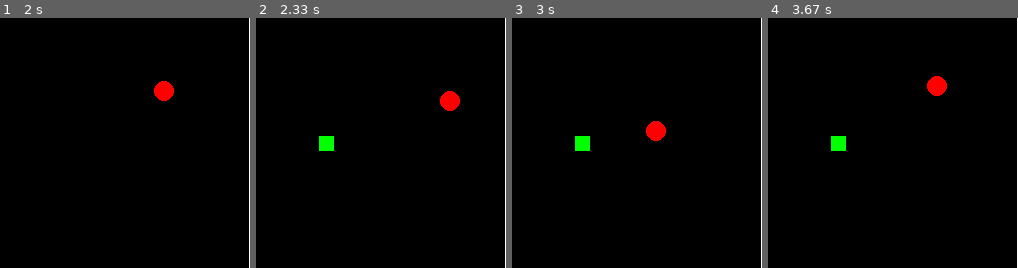
Above: before the commit, frames 1-4 (left to right).
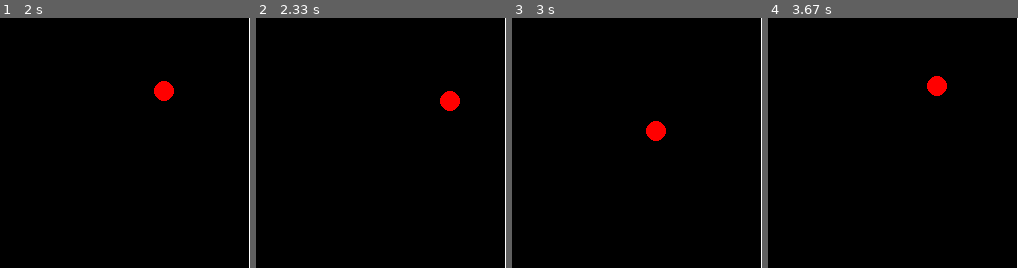
Above: after the commit, the same moments.

Repository: DamirTazhenov/Python
Game: pygame game, started from LAB8-9/snake/snake.py
The game is run twice, just before and just after one commit, with the same random seed, the same clock (stepped at 60 frames per second) and the same inputs.
Inputs:
- Up to frame 1 (2 s): hold Right 0.33-0.8 s; hold Up 0.83-1.13 s; hold Right 1.17-1.63 s
- Up to frame 2 (2.33 s): hold Down from 2.23 s (still down)
- Up to frame 3 (3 s): release Down at 2.53 s; hold Left 2.57-2.97 s
- Up to frame 4 (3.67 s): hold Up 3-3.37 s; hold Right from 3.4 s (still down)
The pictures show only the part of the screen within x 48-98%, y 27-77%; the shares and areas given below are measured in that part.

Frame 1 is identical in both runs. In frame 2, 0.4% of the frame differs, in the area x 25-32%, y 47-54%; in frame 3, 0.4%; in frame 4, 0.4%.

Commit message:
Corrections on snake

Diff:
--- a/LAB8-9/snake/snake.py
+++ b/LAB8-9/snake/snake.py
@@ -118,26 +118,30 @@
 spawn_status = True
 
 spawn_bonus = pygame.USEREVENT + 1
-pygame.time.set_timer(spawn_bonus, 3000)
+pygame.time.set_timer(spawn_bonus, 4000)
 spawn_pause = pygame.USEREVENT + 1
-pygame.time.set_timer(spawn_pause, 2000)
+pygame.time.set_timer(spawn_pause, 5000)
 
 start_pos = 250
 snake = [(start_pos,start_pos)]
+spawn_status = False
 
 while running:
     frame_counter+=1
     for event in pygame.event.get():
         if event.type == pygame.QUIT:
             running = False
-        if event.type == spawn_bonus and bonus.is_exist==False:
-            print("Big is created!")
+        if event.type == spawn_bonus:
             bonus.gen()
-            bonus.is_exist=True
+            if bonus.is_exist:
+                bonus.is_exist = False
+            elif bonus.is_exist == False:
+                bonus.is_exist=True
+            spawn_status = True
 
-        if event.type == spawn_pause and bonus.is_exist==False :
+        """if event.type == spawn_pause  and bonus.is_exist==False and spawn_status==True:
             print("Spawn pause!!!!!!!!!!!!!!!!!")
-            spawn_status = True
+            spawn_status = False"""
         if event.type == pygame.KEYDOWN:
             if event.key == pygame.K_ESCAPE:
                 running = False
